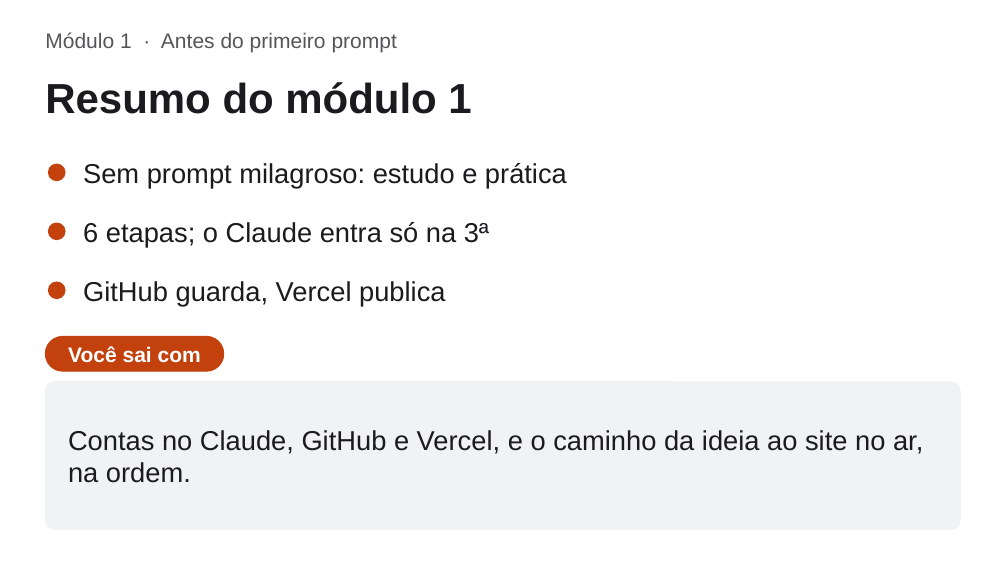
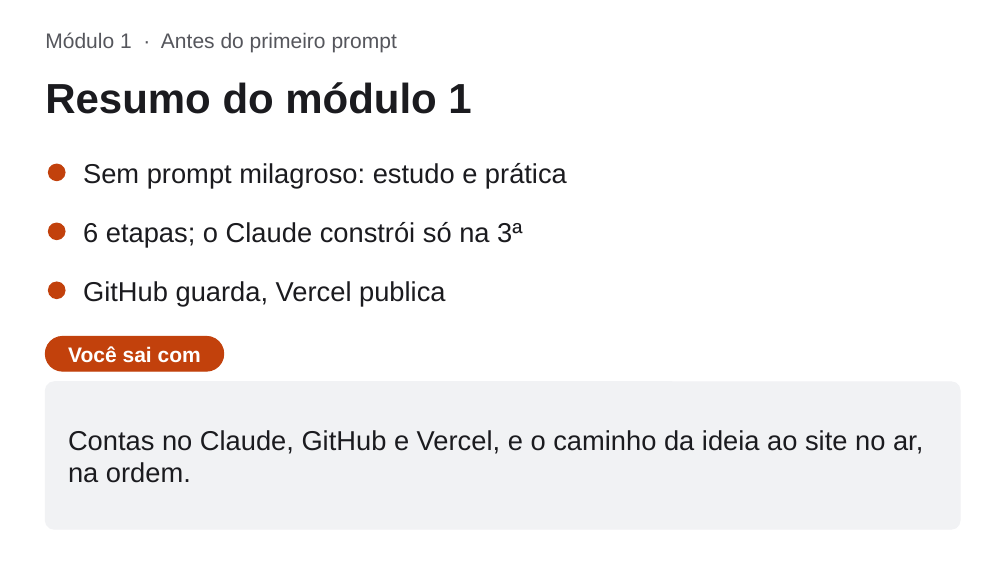
Before and after one commit to WeslleyPaivx/est-tica-facial, a slide deck: slide 30 of curso/slides/modulo-1.pptx (slide 29 before the commit). Drawn at 1008x567 pixels with LibreOffice and Linux fonts; fonts in the diff are those of the drawing. Boxes give left, top, right and bottom in pixels: in the first picture for what was removed or moved away, otherwise in the second. Text is boxed around its words. In the diff, an @@ line names an element or a change of style, - is before the commit and + after.

```diff
--- a/curso/slides/modulo-1.pptx
+++ b/curso/slides/modulo-1.pptx
@@ text at (83, 222, 522, 247): text changed @@
-6 etapas; o Claude entra só na 3ª
+6 etapas; o Claude constrói só na 3ª
```
Also in this commit, not shown: 7 other slides changed, 1 slide added, 5 other files.
